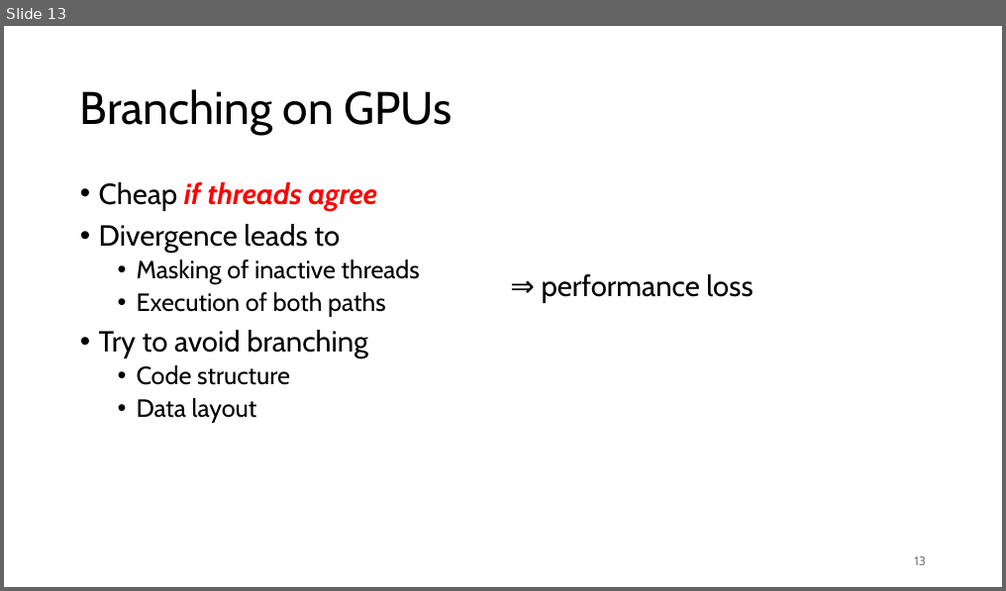
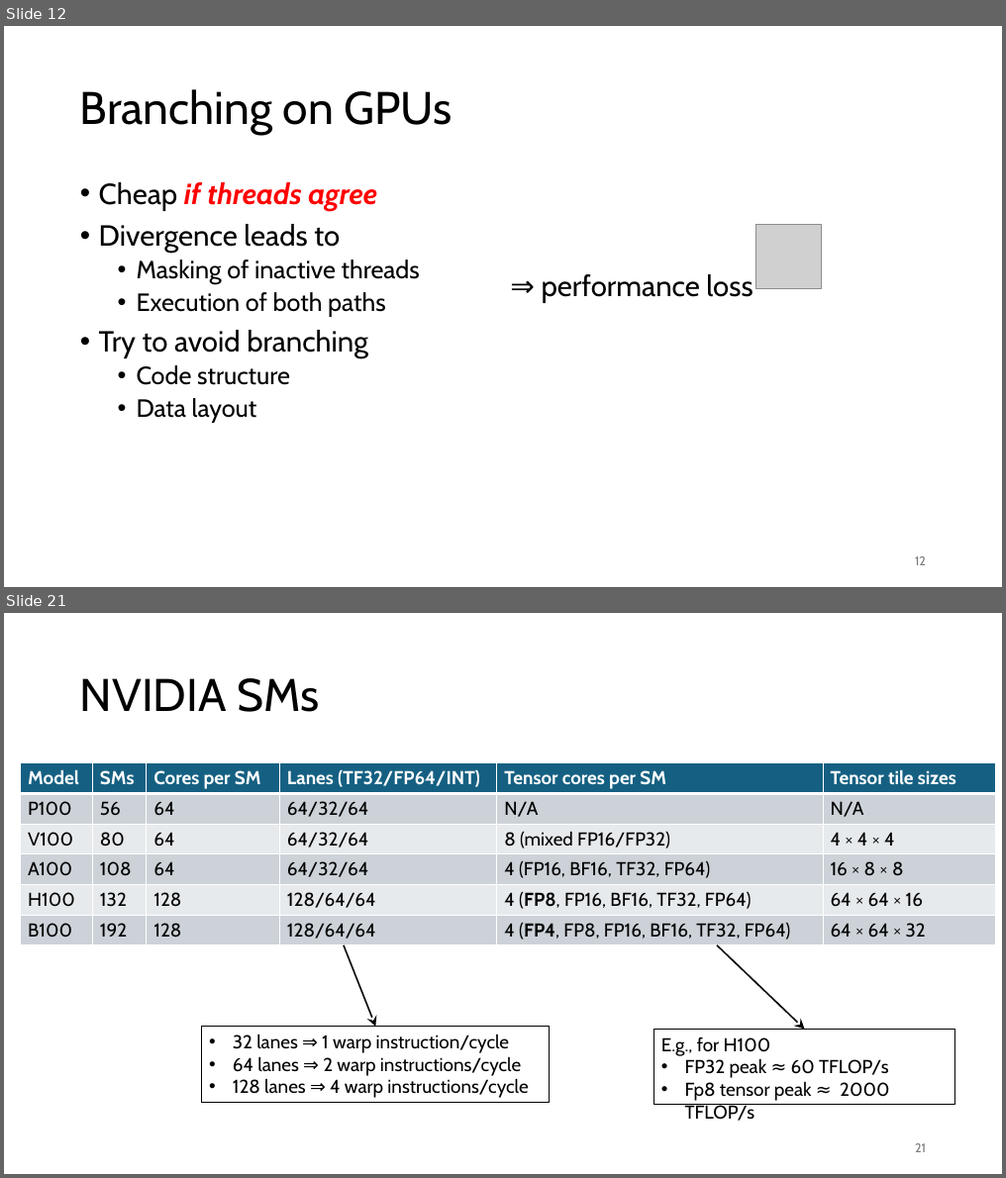
Before and after one commit to gjbex/Python-on-GPUs, a slide deck: python_on_gpus.pptx. Shown one above the other, each under a label of ours: slide 13 before the commit, slides 12 and 21 after it; the slides between them are not shown. The pictures are 1006x591 and 1006x1178 pixels, drawn with LibreOffice and Linux fonts; fonts in the diff are those of the drawing; grey boxes stand for pictures. Boxes give left, top, right and bottom in pixels: in the first picture for what was removed or moved away, otherwise in the second. Text is boxed around its words. In the diff, an @@ line names an element or a change of style, - is before the commit and + after.

```diff
--- a/python_on_gpus.pptx
+++ b/python_on_gpus.pptx
@@ slide 21 added at [4,613,1002,1174], background #FFFFFF @@
@@ title added at [80,678,319,712], 44 pt, text #000000 @@
+NVIDIA SMs
@@ table added at [21,763,994,946], 6 rows, 6 columns @@
+Model | SMs | Cores per SM | Lanes (TF32/FP64/INT) | Tensor cores per SM | Tensor tile sizes
+P100 | 56 | 64 | 64/32/64 | N/A | N/A
+V100 | 80 | 64 | 64/32/64 | 8 (mixed FP16/FP32) | 4 × 4 × 4
+A100 | 108 | 64 | 64/32/64 | 4 (FP16, BF16, TF32, FP64) | 16 × 8 × 8
+H100 | 132 | 128 | 128/64/64 | 4 (FP8, FP16, BF16, TF32, FP64) | 64 × 64 × 16
+B100 | 192 | 128 | 128/64/64 | 4 (FP4, FP8, FP16, BF16, TF32, FP64) | 64 × 64 × 32
@@ arrow added from (344, 946) to (376, 1027), #000000 1.5 pt @@
@@ arrow added from (717, 946) to (804, 1029), #000000 1.5 pt @@
@@ rectangle added at [202,1027,549,1103], outline #000000 0.75 pt, 18 pt, text #000000 @@
+• 32 lanes ⇒ 1 warp instruction/cycle
+• 64 lanes ⇒ 2 warp instructions/cycle
+• 128 lanes ⇒ 4 warp instructions/cycle
@@ rectangle added at [653,1029,954,1105], outline #000000 0.75 pt, 18 pt, text #000000 @@
+E.g., for H100
+• FP32 peak ≈ 60 TFLOP/s
+• Fp8 tensor peak ≈ 2000 TFLOP/s
@@ page number added at [915,1144,926,1153], 12 pt, text #797979 @@
+21
@@ what was slide 13 is now slide 12 @@
@@ slide 12 changed as well @@
@@ picture added at [756,224,822,289] @@
@@ page number removed at [915,557,926,566] @@
-13
@@ page number added at [915,557,926,566], 12 pt, text #FFFFFF @@
+12
```
Also in this commit, not shown: 5 other slides changed, 9 other slides added, 1 slide removed.
